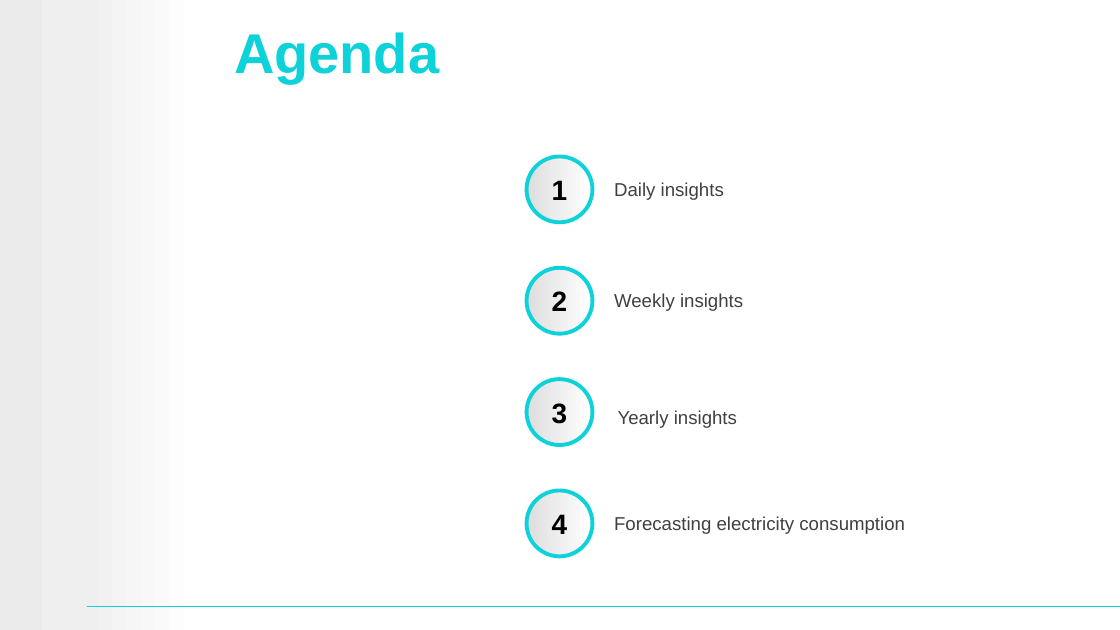
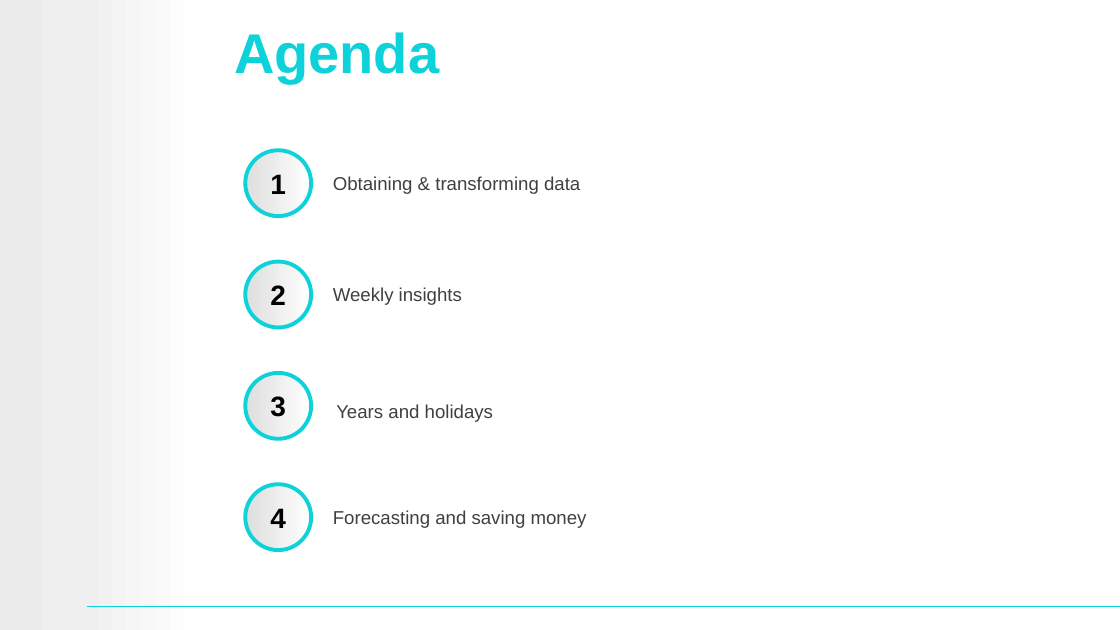
Before and after one commit to JJeroenjeroen/Ubiqum-objective-3-IoT-analysis, a slide deck: slide 2 of Task 2 - Visualize and Analyze Energy Data/Presentation/presentation final version.pptx. Drawn at 1120x630 pixels with LibreOffice and Linux fonts; fonts in the diff are those of the drawing; background and template pictures are left out. Boxes give left, top, right and bottom in pixels: in the first picture for what was removed or moved away, otherwise in the second. Text is boxed around its words. In the diff, an @@ line names an element or a change of style, - is before the commit and + after.

```diff
--- a/Task 2 - Visualize and Analyze Energy Data/Presentation/presentation final version.pptx
+++ b/Task 2 - Visualize and Analyze Energy Data/Presentation/presentation final version.pptx
@@ text added at [333, 176, 580, 194], 12 pt, text #404040 @@
+Obtaining & transforming data
@@ text removed at [614, 182, 724, 200] @@
-Daily insights
@@ text "Weekly insights": place and size @@
-text "Weekly insights" at [614, 293, 743, 311]
+text "Weekly insights" at [333, 287, 462, 305]
@@ text added at [336, 404, 493, 422], 12 pt, text #404040 @@
+Years and holidays
@@ text removed at [618, 410, 737, 428] @@
-Yearly insights
@@ 4 texts, 4 ellipses: place and size @@
-4 texts, 4 ellipses at [526, 157, 592, 557]
+4 texts, 4 ellipses at [245, 150, 311, 550]
@@ text at [333, 510, 587, 528]: text changed @@
-Forecasting electricity consumption
+Forecasting and saving money
```
Also in this commit, not shown: 3 other slides changed, 3 other files.
